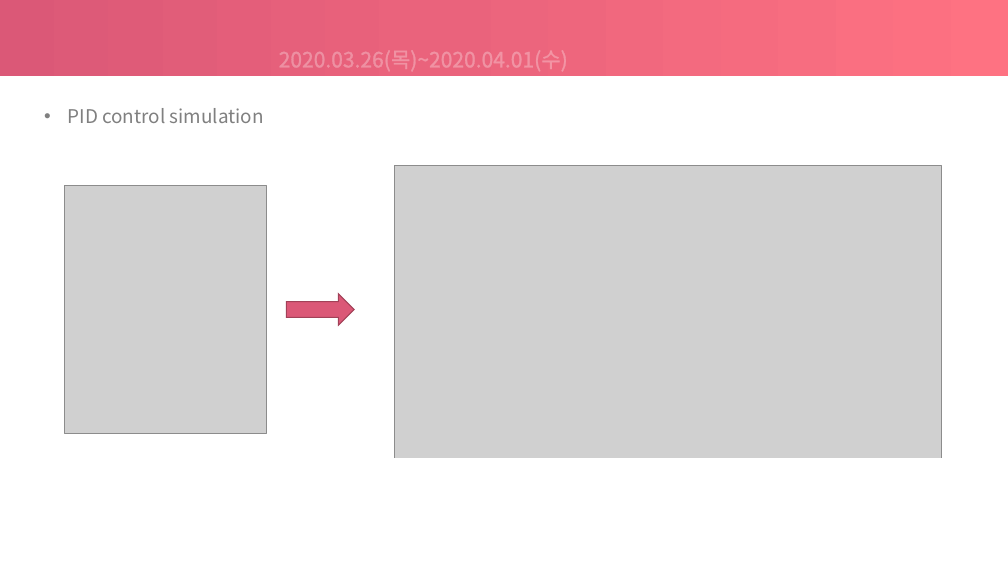
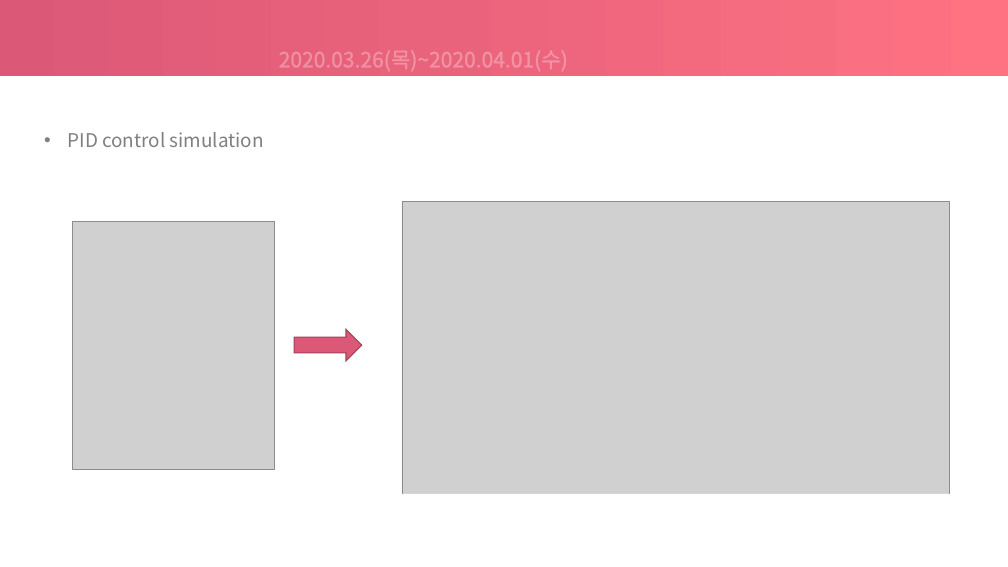
Before and after one commit to choeunyoung0208/silverzerowaterkite, a slide deck: slide 6 of 200402/2020.04.02.pptx. Drawn at 1008x567 pixels with LibreOffice and Linux fonts; fonts in the diff are those of the drawing; grey boxes stand for pictures. Boxes give left, top, right and bottom in pixels: in the first picture for what was removed or moved away, otherwise in the second. Text is boxed around its words. In the diff, an @@ line names an element or a change of style, - is before the commit and + after.

```diff
--- a/200402/2020.04.02.pptx
+++ b/200402/2020.04.02.pptx
@@ text "PID control simulation": place and size @@
-text "PID control simulation" at [68, 108, 264, 123]
+text "PID control simulation" at [68, 132, 264, 147]
@@ picture: place and size @@
-picture at [65, 185, 266, 433]
+picture at [73, 221, 274, 469]
@@ 1 picture, 1 rectangle, 1 right arrow: place and size @@
-1 picture, 1 rectangle, 1 right arrow at [166, 166, 1000, 517]
+1 picture, 1 rectangle, 1 right arrow at [173, 202, 1008, 553]
```
Also in this commit, not shown: 2 other slides changed.
